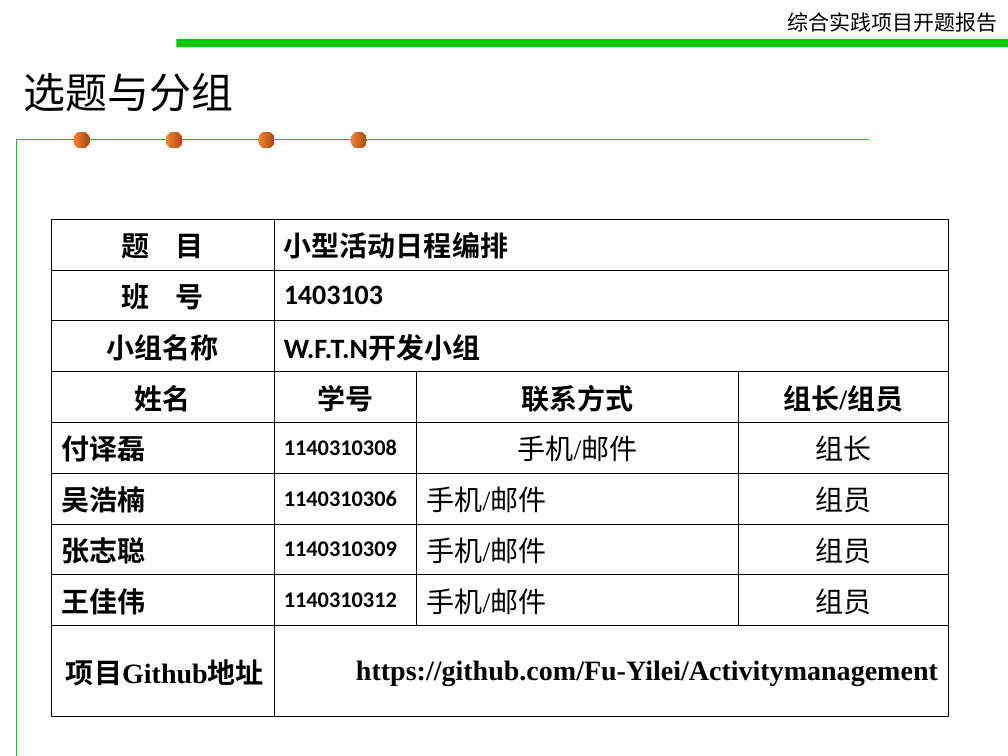
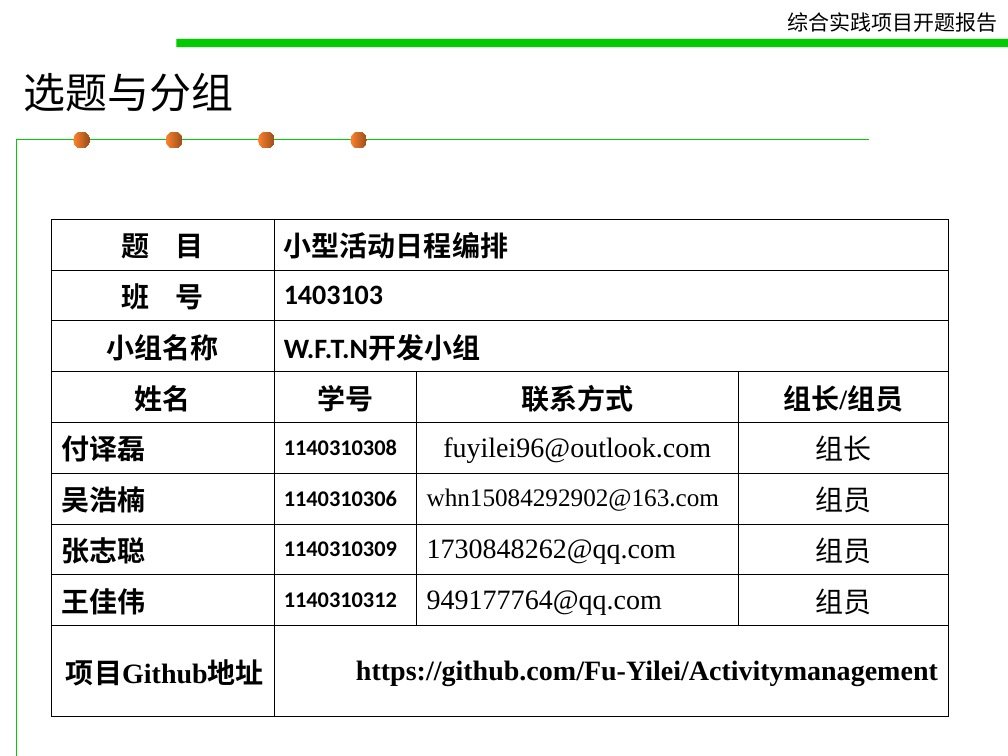
Before and after one commit to Fu-Yilei/Activitymanagement, a slide deck: slide 2 of 开题报告-W.F.T.N.ppt. Drawn at 1008x756 pixels with LibreOffice and Linux fonts; fonts in the diff are those of the drawing. Boxes give left, top, right and bottom in pixels: in the first picture for what was removed or moved away, otherwise in the second. Text is boxed around its words. In the diff, an @@ line names an element or a change of style, - is before the commit and + after.

Commit message:
更新了组员的联系方式

```diff
--- a/开题报告-W.F.T.N.ppt
+++ b/开题报告-W.F.T.N.ppt
@@ table at [51, 220, 949, 690] @@
-row 5, column 3: 手机/邮件
+row 5, column 3: fuyilei96@outlook.com
-row 6, column 3: 手机/邮件
+row 6, column 3: whn15084292902@163.com
-row 7, column 3: 手机/邮件
+row 7, column 3: 1730848262@qq.com
-row 8, column 3: 手机/邮件
+row 8, column 3: 949177764@qq.com
```
